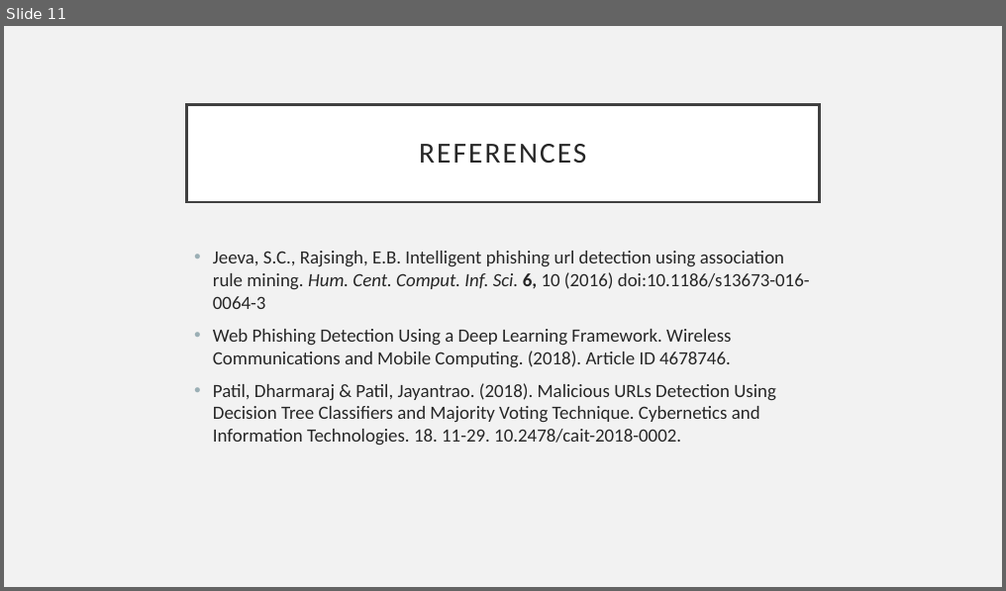
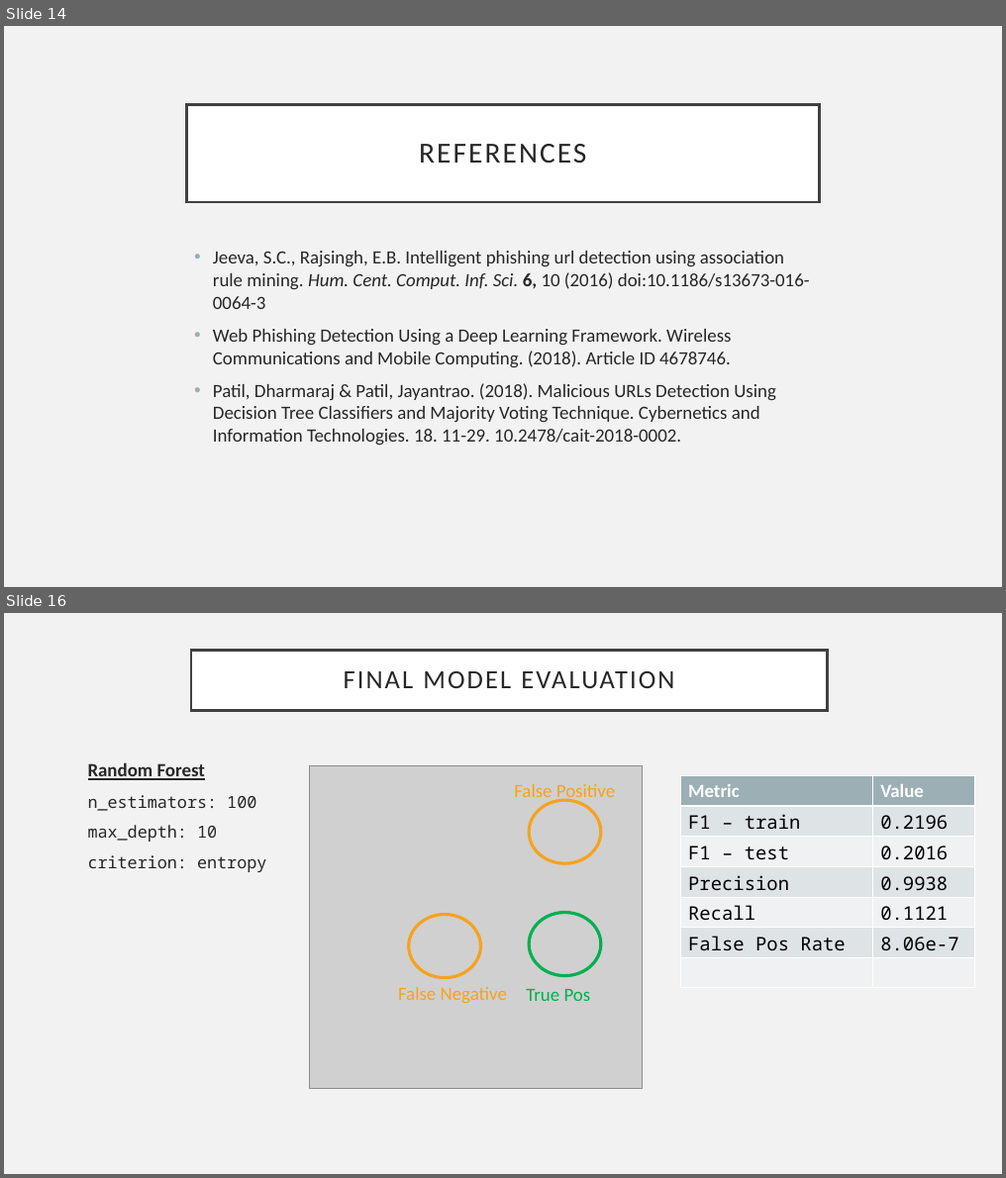
Before and after one commit to kbfreder/phishing-urls, a slide deck: docs/Presentation.pptx. Shown one above the other, each under a label of ours: slide 11 before the commit, slides 14 and 16 after it; the slides between them are not shown. The pictures are 1006x591 and 1006x1178 pixels, drawn with LibreOffice and Linux fonts; fonts in the diff are those of the drawing; grey boxes stand for pictures. Boxes give left, top, right and bottom in pixels: in the first picture for what was removed or moved away, otherwise in the second. Text is boxed around its words. In the diff, an @@ line names an element or a change of style, - is before the commit and + after.

```diff
--- a/docs/Presentation.pptx
+++ b/docs/Presentation.pptx
@@ slide 16 added at <box>4,613,1002,1174</box>, background #F2F2F2 @@
@@ title added at <box>191,651,828,710</box>, fill #FFFFFF, outline #404040 2.5 pt, 25.2 pt, text #262626 @@
+FINAL MODEL EVALUATION
@@ text added at <box>88,762,266,872</box>, 16 pt, text #262626 @@
+Random Forest
+n_estimators: 100
+max_depth: 10
+criterion: entropy
@@ table added at <box>681,775,974,988</box>, 7 rows, 2 columns @@
+Metric | Value
+F1 – train | 0.2196
+F1 – test | 0.2016
+Precision | 0.9938
+Recall | 0.1121
+False Pos Rate | 8.06e-7
+ | 
@@ ellipse added at <box>529,912,601,976</box>, outline #00B050 3 pt @@
@@ group added at <box>310,765,642,1088</box>: 2 ellipses, 2 texts, 1 picture @@
+False Positive
+False Negative
@@ text added at <box>526,989,591,1001</box>, 18 pt, text #00B050 @@
+True Pos
@@ what was slide 11 is now slide 14 @@
```
Also in this commit, not shown: 4 slides changed, 5 other slides added, 1 slide removed, 25 other files.
